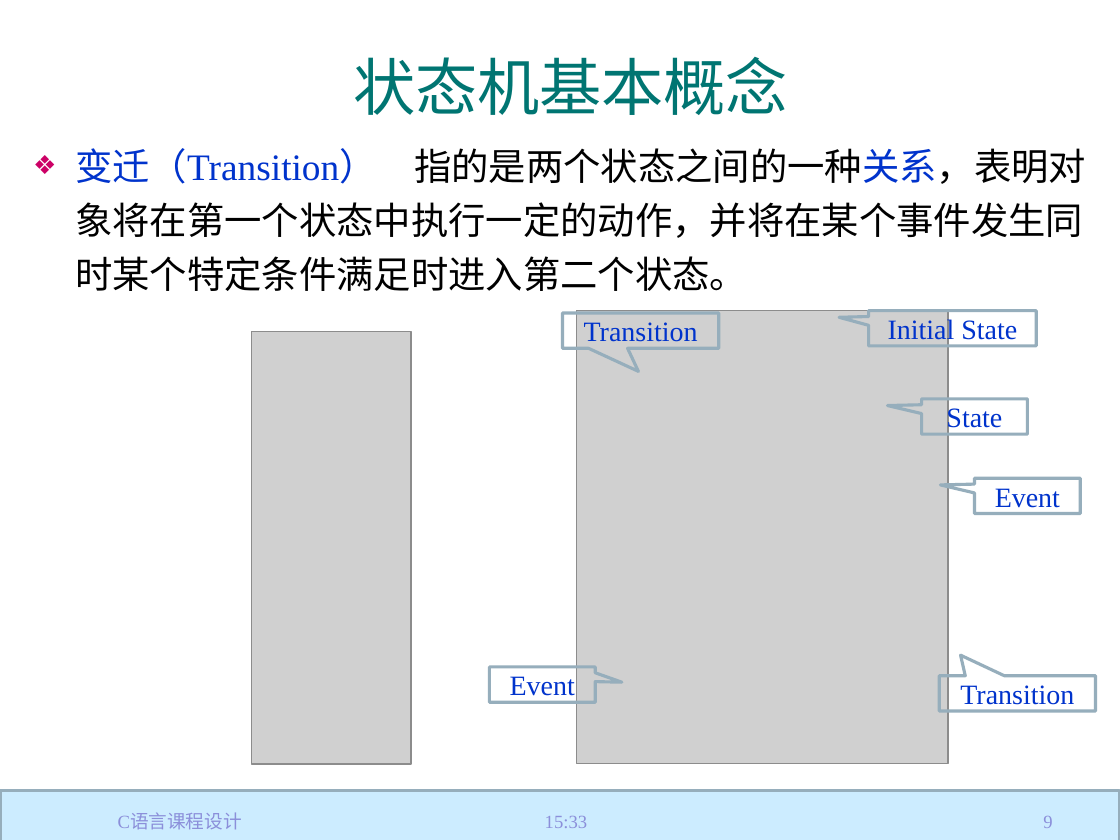
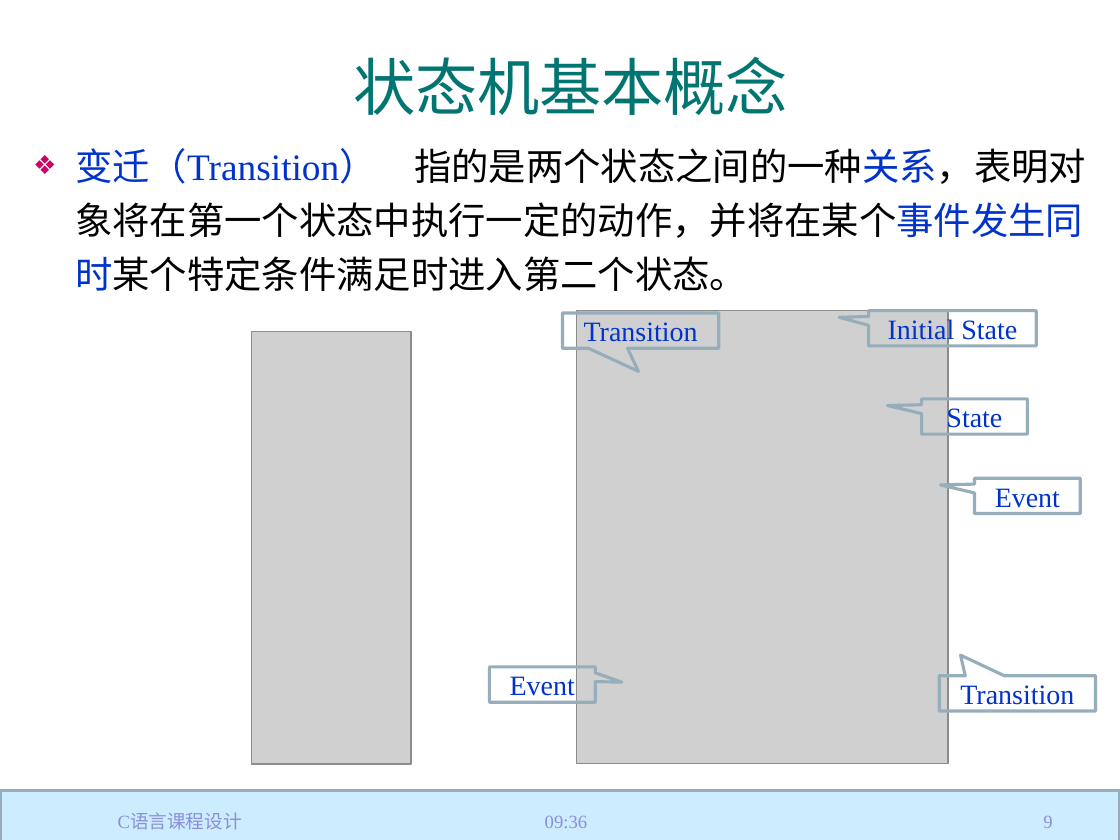
Before and after one commit to jtrfid/C-Repositories, a slide deck: slide 9 of 2017/C语言课程设计/C语言课程设计.pptx. Drawn at 1120x840 pixels with LibreOffice and Linux fonts; fonts in the diff are those of the drawing; grey boxes stand for pictures; background and template pictures are left out. Boxes give left, top, right and bottom in pixels: in the first picture for what was removed or moved away, otherwise in the second. Text is boxed around its words. In the diff, an @@ line names an element or a change of style, - is before the commit and + after.

```diff
--- a/2017/C语言课程设计/C语言课程设计.pptx
+++ b/2017/C语言课程设计/C语言课程设计.pptx
@@ text "变迁（Transition） 指的是两个状态之间的一种关系，表明对象将在第一个状态中执行一定的动作，并将在某个事件发生同 ..." at bbox=[75, 148, 1086, 291]: text colour #000000 to #0033CC in "指的是两个状态之间的一种关系，表明对象将在第一个状态中执行一定的动作，并将在某个事件发生同时某个特定条件满足时进入第二个 ..." @@
@@ text at bbox=[545, 816, 587, 828]: text changed @@
-15:33
+09:36
```
Also in this commit, not shown: 56 other slides changed.
